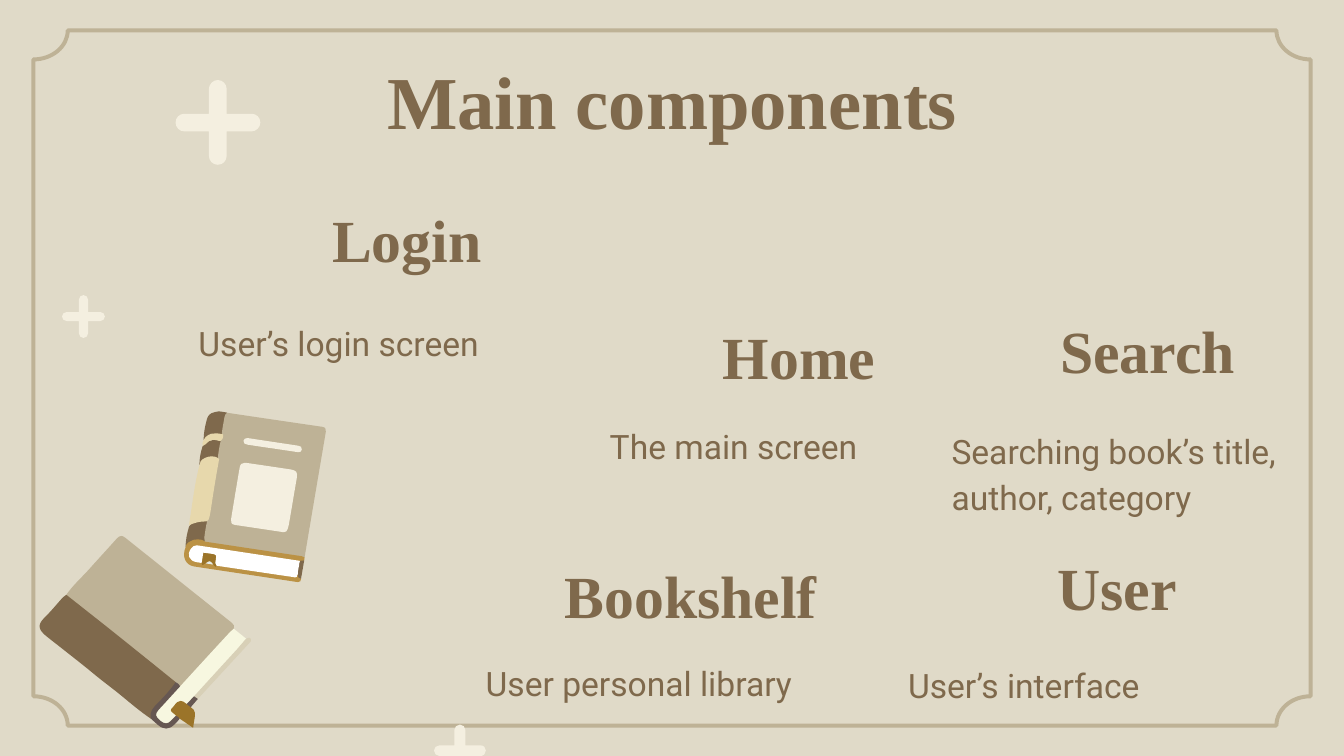
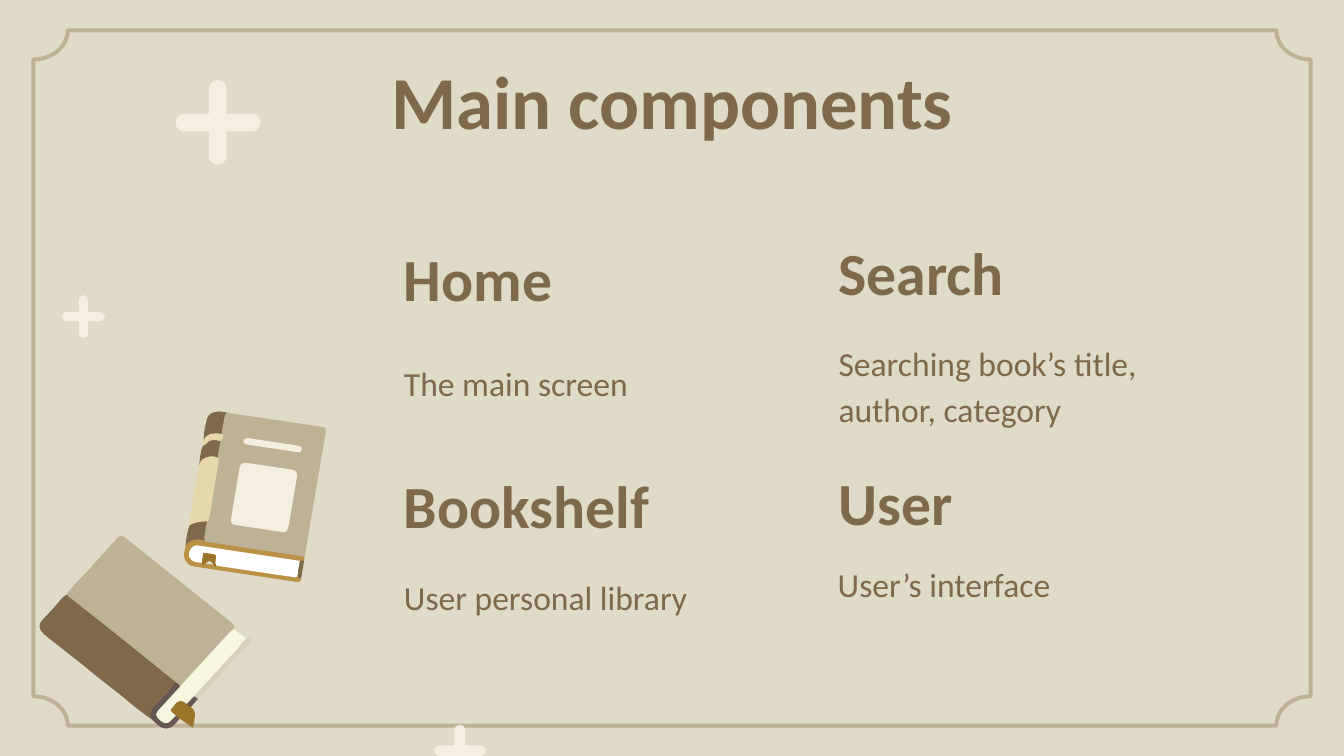
Before and after one commit to nguyenthanhnam2901/Librarymobile, a slide deck: slide 8 of Library.pptx. Drawn at 1344x756 pixels with LibreOffice and Linux fonts; fonts in the diff are those of the drawing; background and template pictures are left out. Boxes give left, top, right and bottom in pixels: in the first picture for what was removed or moved away, otherwise in the second. Text is boxed around its words. In the diff, an @@ line names an element or a change of style, - is before the commit and + after.

```diff
--- a/Library.pptx
+++ b/Library.pptx
@@ title "Main components" at (391,76,952,141): font Times New Roman to Calibri @@
@@ text removed at (332,220,481,274) @@
-Login
@@ font Times New Roman to Calibri; alignment right to left in 4 elements at (839,486,953,526), (404,486,649,529), (839,253,1004,296), (404,262,552,302) @@
@@ title "Home": place and size @@
-title "Home" at (723,340,876,380)
+title "Home" at (404,262,552,302)
@@ title "Search": place and size @@
-title "Search" at (1060,331,1235,374)
+title "Search" at (839,253,1004,296)
@@ font Roboto to Calibri in 4 elements at (838,573,1050,597), (404,586,687,616), (839,352,1137,428), (404,372,628,396) @@
@@ subtitle "The main screen": place and size @@
-subtitle "The main screen" at (610,434,857,459)
+subtitle "The main screen" at (404,372,628,396)
@@ subtitle "Searching book’s title, author, category": place and size @@
-subtitle "Searching book’s title, author, category" at (952,439,1276,517)
+subtitle "Searching book’s title, author, category" at (839,352,1137,428)
@@ text removed at (198,331,479,363) @@
-User’s login screen
@@ title "Bookshelf": place and size @@
-title "Bookshelf" at (565,576,817,619)
+title "Bookshelf" at (404,486,649,529)
@@ title "User": place and size @@
-title "User" at (1057,571,1176,611)
+title "User" at (839,486,953,526)
@@ subtitle "User personal library": place and size @@
-subtitle "User personal library" at (486,671,792,703)
+subtitle "User personal library" at (404,586,687,616)
@@ subtitle "User’s interface": place and size @@
-subtitle "User’s interface" at (908,672,1139,698)
+subtitle "User’s interface" at (838,573,1050,597)
```
Also in this commit, not shown: 14 other slides changed, 6 slides added, 2 slides removed.
